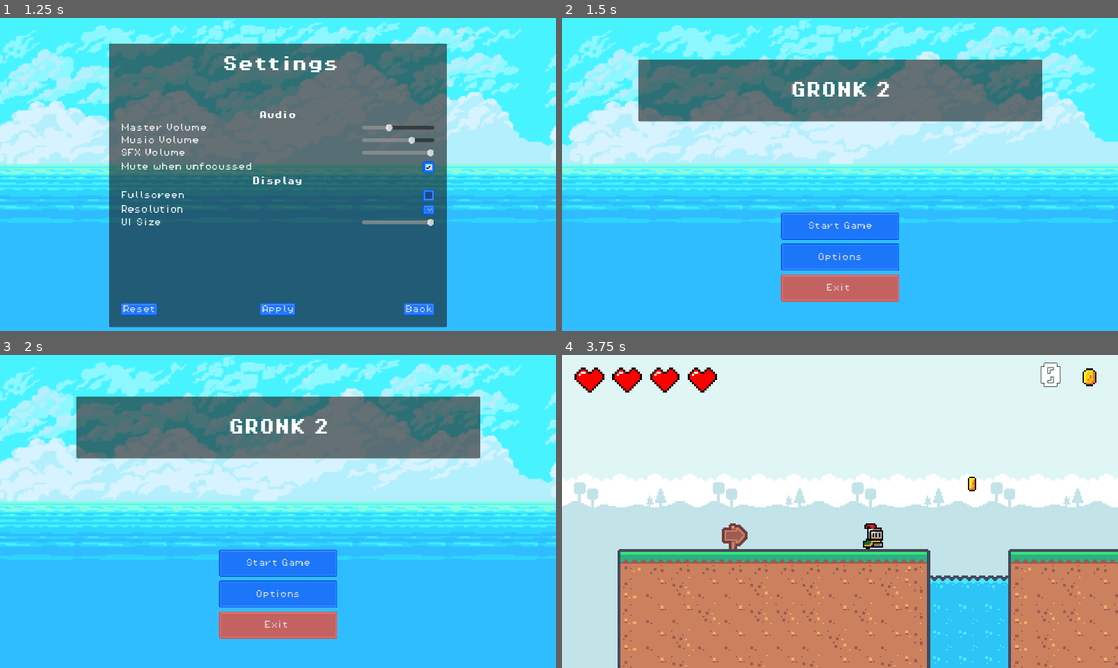
Above: before the commit, frames 1-4 (two rows, left to right).
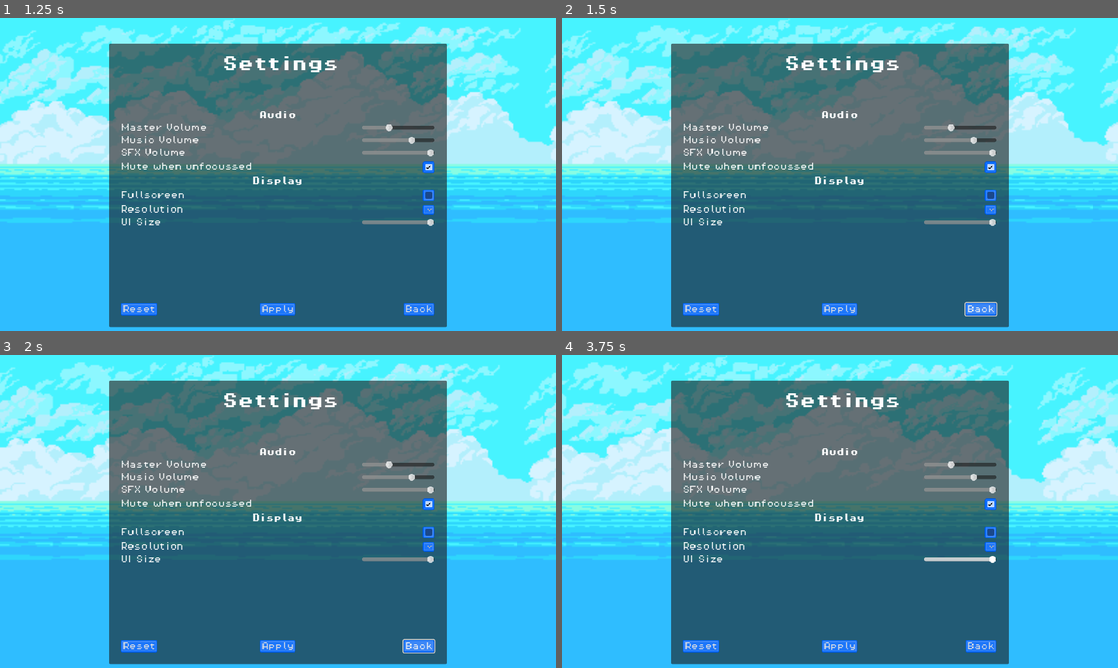
Above: after the commit, the same moments.

Repository: gingeapple182/GRONK-2
Game: Godot game, scene res://scenes/menu/start_screen.tscn
Same seed, same stepped clock (60 frames per second), same inputs: the game is played once before the commit and once after it.
Inputs (mouse positions are in pixels of both pictures, inside the frame that each line leads up to):
- Up to frame 1 (1.25 s): click "Options" at 0.5 s
- Up to frame 2 (1.5 s): click "Back" at 1.25 s
- Up to frame 3 (2 s): no input
- Up to frame 4 (3.75 s): click (840, 564) at 2 s, where only the run before the commit has a clickable "Start Game"; hold Right (move_right) from 2.78 s (still down); tap Up (jump) at 3.02 s

Frame 1 is identical in both runs. In frame 2, 59% of the frame differs, in the area x 0-100%, y 0-99%; in frame 3, 59%; in frame 4, 97%, in the area x 0-100%, y 0-100%.
Error after the commit: Invalid access to property or key 'gameLevel' on a base object of type 'Node (game_manager.gd)'. (res://scripts/settings_menu.gd:66)

Commit message:
Updates
- pause menu disabled
- exit button fixed
- end screen shows all results

Diff:
--- a/gronk-2/scenes/levels/level_two.tscn
+++ b/gronk-2/scenes/levels/level_two.tscn
@@ -1107,43 +1107,43 @@
 [node name="Enemies" type="Node" parent="SceneObjects"]
 
 [node name="SlimePurple" parent="SceneObjects/Enemies" instance=ExtResource("14_fcepy")]
-position = Vector2(424, 78)
+position = Vector2(424, 81)
 
 [node name="SlimePurple2" parent="SceneObjects/Enemies" instance=ExtResource("14_fcepy")]
-position = Vector2(1050, -48)
+position = Vector2(1049, -45)
 
 [node name="SlimePurple3" parent="SceneObjects/Enemies" instance=ExtResource("14_fcepy")]
-position = Vector2(1346, -47)
+position = Vector2(1346, -45)
 
 [node name="SlimePurple4" parent="SceneObjects/Enemies" instance=ExtResource("14_fcepy")]
-position = Vector2(1561, -29)
+position = Vector2(1563, -27)
 
 [node name="Slime" parent="SceneObjects/Enemies" instance=ExtResource("15_h1c4g")]
-position = Vector2(568, -11)
+position = Vector2(568, -9)
 
 [node name="Slime6" parent="SceneObjects/Enemies" instance=ExtResource("15_h1c4g")]
-position = Vector2(321, 24)
+position = Vector2(322, 27)
 
 [node name="Slime2" parent="SceneObjects/Enemies" instance=ExtResource("15_h1c4g")]
-position = Vector2(812, -83)
+position = Vector2(812, -81)
 
 [node name="Slime3" parent="SceneObjects/Enemies" instance=ExtResource("15_h1c4g")]
-position = Vector2(373, -48)
+position = Vector2(373, -45)
 
 [node name="Slime4" parent="SceneObjects/Enemies" instance=ExtResource("15_h1c4g")]
-position = Vector2(1236, -47)
+position = Vector2(1237, -45)
 
 [node name="Slime5" parent="SceneObjects/Enemies" instance=ExtResource("15_h1c4g")]
-position = Vector2(3132, -30)
+position = Vector2(3130, -27)
 
 [node name="Slime8" parent="SceneObjects/Enemies" instance=ExtResource("15_h1c4g")]
-position = Vector2(3189, 27)
+position = Vector2(3188, 30)
 
 [node name="Slime7" parent="SceneObjects/Enemies" instance=ExtResource("15_h1c4g")]
 position = Vector2(2529, 45)
 
 [node name="SlimePurple5" parent="SceneObjects/Enemies" instance=ExtResource("14_fcepy")]
-position = Vector2(2083, 24)
+position = Vector2(2082, 27)
 
 [node name="NextLevel" parent="SceneObjects" instance=ExtResource("16_futru")]
 z_index = 1
--- a/gronk-2/scenes/menu/end_screen.tscn
+++ b/gronk-2/scenes/menu/end_screen.tscn
@@ -161,5 +161,4 @@
 
 [connection signal="pressed" from="VBoxContainer/ButtonReplay" to="." method="_on_replay_button_pressed"]
 [connection signal="pressed" from="VBoxContainer/ButtonMenu" to="." method="_on_start_menu_button_pressed"]
-[connection signal="pressed" from="VBoxContainer/ButtonExit" to="." method="_on_start_menu_button_pressed"]
 [connection signal="pressed" from="VBoxContainer/ButtonExit" to="." method="_on_button_exit_pressed"]
--- a/gronk-2/scripts/end_screen.gd
+++ b/gronk-2/scripts/end_screen.gd
@@ -9,7 +9,8 @@
 	$TitleCard/ScoreLabel.text = """
 	Level one coins obtained: {0}
 	Level two coins obtained: {1}
-	""".format([level_one_score, level_two_score])
+	Level three coins obtained: {2}
+	""".format([level_intro_score, level_one_score, level_two_score])
 
 func set_final_score(score):
 	final_score = score
--- a/gronk-2/scripts/global_scripts/game_manager.gd
+++ b/gronk-2/scripts/global_scripts/game_manager.gd
@@ -1,9 +1,40 @@
 extends Node
+var pause_menu_scene = preload("res://scenes/menu/pause_menu.tscn")
+var pause_menu: Control
+enum PauseMode { INHERIT, STOP, PROCESS }
+
 
 @export var mute_when_unfocussed := true
 @export var level = 0
 var level_scores = {0: 0, 1: 0, 2: 0}
 @export var playerHealth = 100
+# 0 = start : 1 = lvl 1 pause : 2 = lvl 2 pause : 3 = lvl 3 pause
+@export var gameLocation = 0
+
+func _ready():
+	pass
+	#pause_menu = pause_menu_scene.instantiate()
+	#get_tree().current_scene.add_child(pause_menu)
+	#pause_menu.pause_mode = PauseMode.PROCESS
+	#pause_menu.visible = false
+
+
+func _unhandled_input(event):
+	if event.is_action_pressed("ui_cancel"):
+		if get_tree().paused:
+			resume_game()
+		else:
+			pause_game()
+
+func pause_game():
+	#get_tree().paused = true
+	#0pause_menu.visible = true
+	pass;
+
+func resume_game():
+	#get_tree().paused = false
+	#pause_menu.visible = false
+	pass;
 
 func _notification(what: int) -> void:
 	if what == NOTIFICATION_WM_WINDOW_FOCUS_OUT and mute_when_unfocussed:
--- a/gronk-2/scripts/next_level.gd
+++ b/gronk-2/scripts/next_level.gd
@@ -12,11 +12,14 @@
 		level_manager.save_score()
 		get_tree().change_scene_to_file("res://scenes/levels/level_one.tscn")
 		GameManager.level = 1
+		GameManager.gameLocation = 1
 	elif GameManager.level == 1:
 		level_manager.save_score()
 		get_tree().change_scene_to_file("res://scenes/levels/level_two.tscn")
 		GameManager.level = 2
+		GameManager.gameLocation = 2
 	elif GameManager.level == 2:
 		level_manager.save_score()
 		get_tree().change_scene_to_file("res://scenes/menu/end_screen.tscn")
-		GameManager.level = 1
+		GameManager.level = 3
+		GameManager.gameLocation = 3
--- a/gronk-2/scripts/pause_menu.gd
+++ b/gronk-2/scripts/pause_menu.gd
@@ -1,13 +1,19 @@
-extends Control
-
-
-func _on_button_resume_pressed() -> void:
-	pass # Replace with function body.
-
-
-func _on_button_options_pressed() -> void:
-	pass # Replace with function body.
-
-
-func _on_button_exit_pressed() -> void:
-	pass # Replace with function body.
+#extends Control
+#
+#
+#func _on_button_resume_pressed() -> void:
+	#print("Resume pressed")
+	#get_tree().paused = false
+	#self.visible = false
+	##pass
+	##resume()
+#
+#
+#func _on_button_options_pressed() -> void:
+	#print("Options pressed")
+	#get_tree().change_scene_to_file("res://scenes/menu/settings_menu.tscn")
+#
+#
+#func _on_button_exit_pressed() -> void:
+	#print("Exit pressed")
+	#get_tree().change_scene_to_file("res://scenes/menu/start_screen.tscn")
--- a/gronk-2/scripts/settings_menu.gd
+++ b/gronk-2/scripts/settings_menu.gd
@@ -63,4 +63,11 @@
 	print("Settings applied ':)'")
 
 func _on_button_back_pressed() -> void:
-	get_tree().change_scene_to_file("res://scenes/menu/start_screen.tscn")
+	if GameManager.gameLevel == 0:
+		get_tree().change_scene_to_file("res://scenes/menu/start_screen.tscn")
+	elif GameManager.gameLevel == 1:
+		get_tree().change_scene_to_file("res://scenes/levels/level_intro.tscn")
+	elif GameManager.gameLevel == 2:
+		get_tree().change_scene_to_file("res://scenes/levels/level_one.tscn")
+	else:
+		get_tree().change_scene_to_file("res://scenes/levels/level_two.tscn")
Not shown, changed: gronk-2/export_presets.cfg
Not shown, changed: gronk-2/scenes/levels/level_one.tscn
